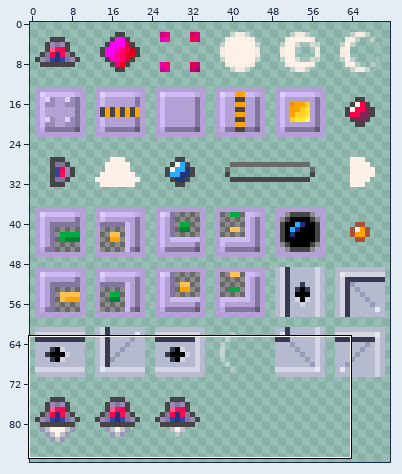
Edited in one commit: sprite sheet (resources/img/tilesheet.png). Above: a wide view before the commit, with the close-up outlined.
Close-up. Before:
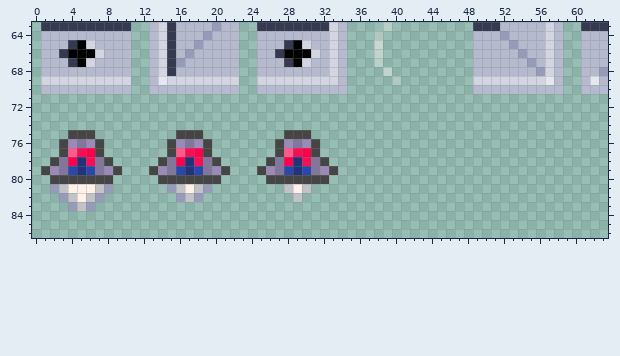
The file is 72x96 pixels. Pixels under 10% opacity are left out. Colours within 5 levels of each other are drawn and written as one. Shown: x 0..63, y 63..86. The wide view leaves out empty margins. The commit also changed other parts of the picture, which this record leaves out.
After:
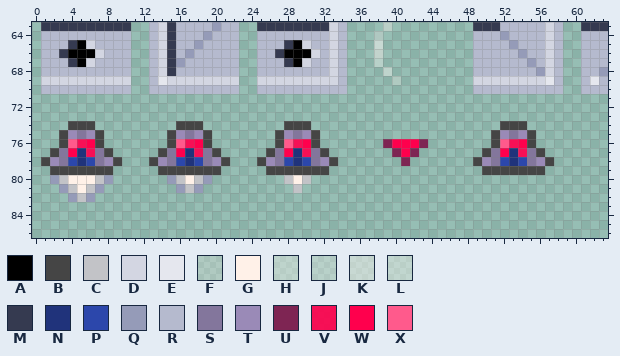
Palette (. is transparent): A #000000  B #454545  C #c2c3c7  D #d3d6e2  E #e5e7ee  F #fff0e83e  G #fff1e8  H #fff8f362  J #fff7f453  K #fff7f47a  L #fff9f568  M #353a50  N #20337b  P #2c47ab  Q #959bb8  R #b5bace  S #83769c  T #9a8ab7  U #7e2553  V #ff004de9  W #ff004d  X #ff5a8c
From old to new:
There is now colour B in row 74 at x 4 to 6, 16 to 18, 28 to 30 and 52 to 54; in row 75 at x 3, 7, 15, 19, 27, 31, 51 and 55; in row 76 at x 51 and 55; in row 77 at x 2, 8, 14, 20, 26, 32, 50 and 56; in row 78 at x 1, 9, 13, 21, 25, 33, 49 and 57; in row 79 at x 50 to 56.
The edit turns colour N into colour B in row 79 at x 5, 17 and 29.
The edit turns colour P into colour B in row 79 at x 4, 6, 16, 18, 28 and 30.
The edit turns colour S into colour B in row 79 at x 3, 7, 15, 19, 27 and 31.
The edit turns colour T into colour B in row 79 at x 2, 8, 14, 20, 26 and 32.
The edit turns colour B into colour C in row 80 at x 3, 7, 16, 18, 28 and 30.
The edit turns colour G into colour C in row 81 at x 4, 6, 17 and 29; in row 82 at x 5.
The edit turns colour B into colour G in row 80 at x 4 to 6, 17 and 29.
There is now colour N in rows 77 to 78 at x 53.
The edit turns colour V into colour N in row 77 at x 5, 17 and 29.
There is now colour P in row 78 at x 52 and 54.
The edit turns colour V into colour P in row 78 at x 6, 18 and 30.
The edit turns colour W into colour P in row 78 at x 4, 16 and 28.
The edit turns colour B into colour Q in row 80 at x 2, 8, 15 and 19.
The edit turns colour C into colour Q in row 81 at x 3, 7, 16 and 18; in row 82 at x 4 and 6.
There is now colour S in row 75 at x 53; in rows 77 to 78 at x 51 and 55.
The edit turns colour B into colour S in row 75 at x 5, 17 and 29; in row 77 at x 3, 7, 15, 19, 27 and 31.
There is now colour T in row 75 at x 52 and 54; in row 78 at x 50 and 56.
The edit turns colour B into colour T in row 75 at x 4, 6, 16, 18, 28 and 30; in row 78 at x 2, 8, 14, 20, 26 and 32.
There is now colour U in row 76 at x 39 and 43; in row 77 at x 40 and 42; in row 78 at x 41.
There is now colour V in row 76 at x 53; in row 77 at x 54.
The edit turns colour S into colour V in row 76 at x 5, 17 and 29.
The edit turns colour W into colour V in row 77 at x 6, 18 and 30.
There is now colour W in row 76 at x 40 to 42 and 54; in row 77 at x 41 and 52.
The edit turns colour T into colour W in row 76 at x 6, 18 and 30.
The edit turns colour X into colour W in row 77 at x 4, 16 and 28.
There is now colour X in row 76 at x 52.
The edit turns colour T into colour X in row 76 at x 4, 16 and 28.
Colour B is gone in row 79 at x 1, 9, 13, 21, 25 and 33; in row 80 at x 14, 20, 26 to 27 and 31 to 32.
Colour C is gone in row 81 at x 28 and 30; in row 82 at x 17 and 29; in row 83 at x 5.
Colour Q is gone in row 81 at x 2, 8, 15 and 19; in row 82 at x 3, 7, 16 and 18; in row 83 at x 4 and 6.
Where, in picture pixels (left, top, right, bottom), the same in both close-ups:
changed: (41, 121, 338, 211)
added: (473, 121, 554, 175)
added: (383, 139, 428, 166)
